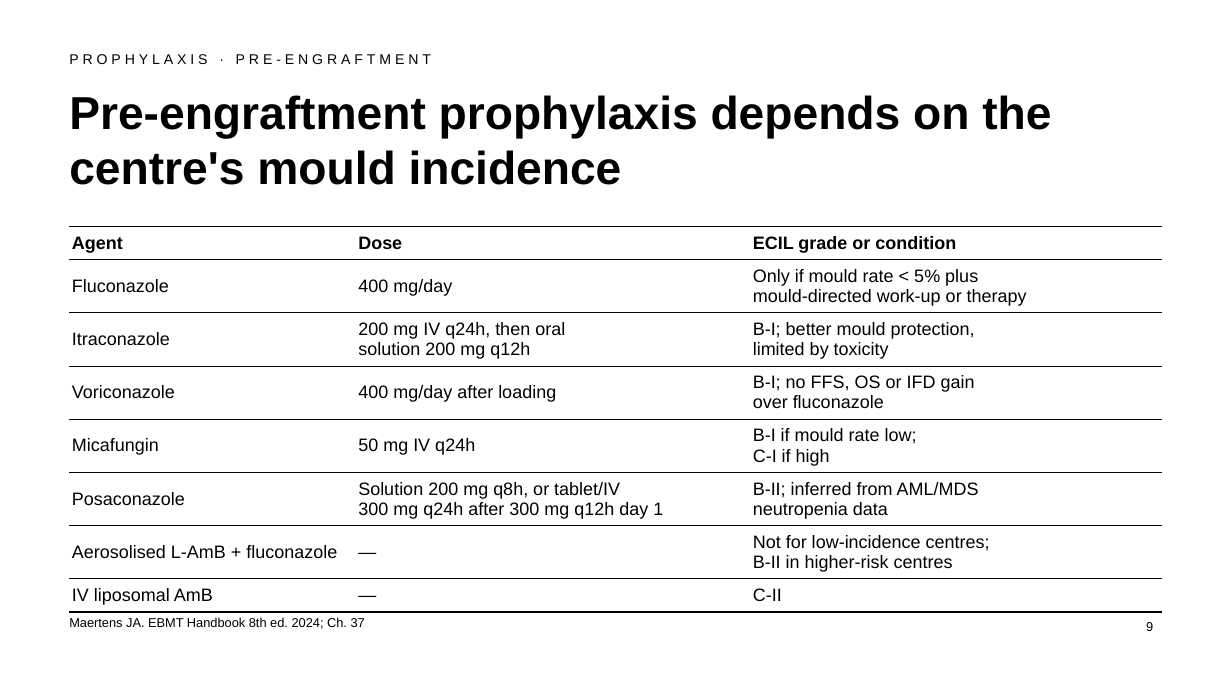
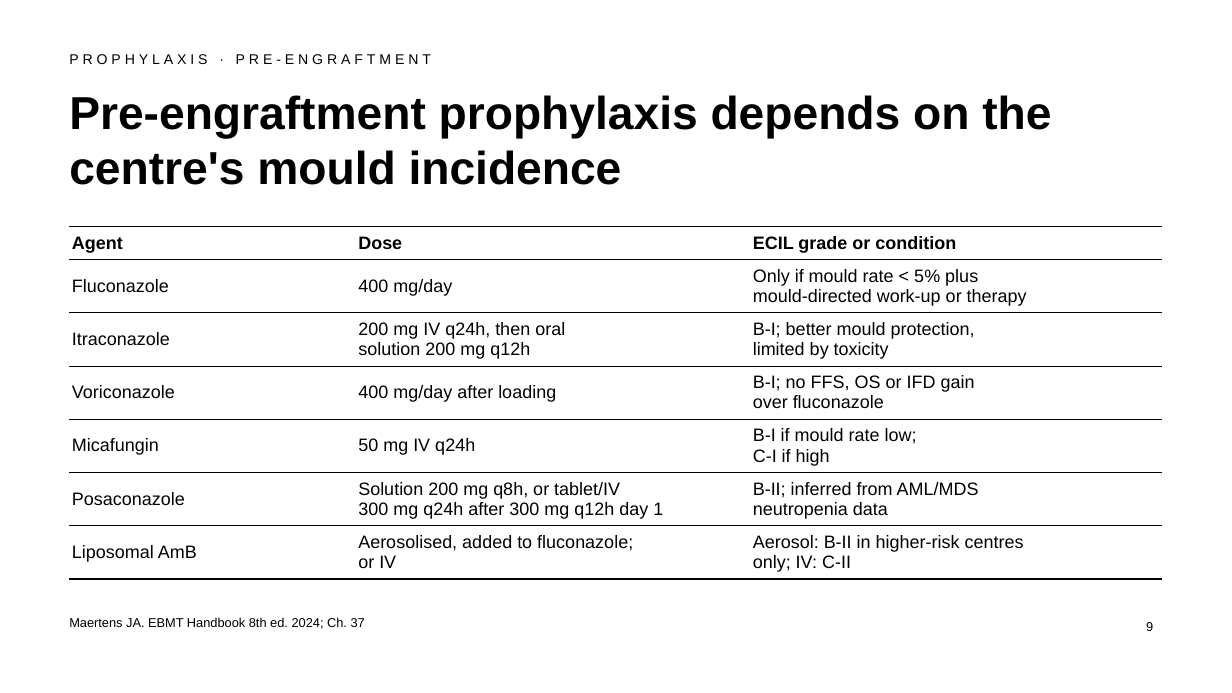
Before and after one commit to htlin222/ebmt-handbook-skill, a slide deck: slide 9 of slides/decks/s11-invasive-fungal.pptx. Drawn at 1232x693 pixels with LibreOffice and Linux fonts; fonts in the diff are those of the drawing. Boxes give left, top, right and bottom in pixels: in the first picture for what was removed or moved away, otherwise in the second. Text is boxed around its words. In the diff, an @@ line names an element or a change of style, - is before the commit and + after.

```diff
--- a/slides/decks/s11-invasive-fungal.pptx
+++ b/slides/decks/s11-invasive-fungal.pptx
@@ table at (x1=69, y1=226, x2=1163, y2=576) @@
-row 7: Aerosolised L-AmB + fluconazole | — | Not for low-incidence centres; / B-II in higher-risk centres
-row 8: IV liposomal AmB | — | C-II
+row 7: Liposomal AmB | Aerosolised, added to fluconazole; / or IV | Aerosol: B-II in higher-risk centres / only; IV: C-II
```
Also in this commit, not shown: 10 other slides changed, 1 slide added, 18 other files.
